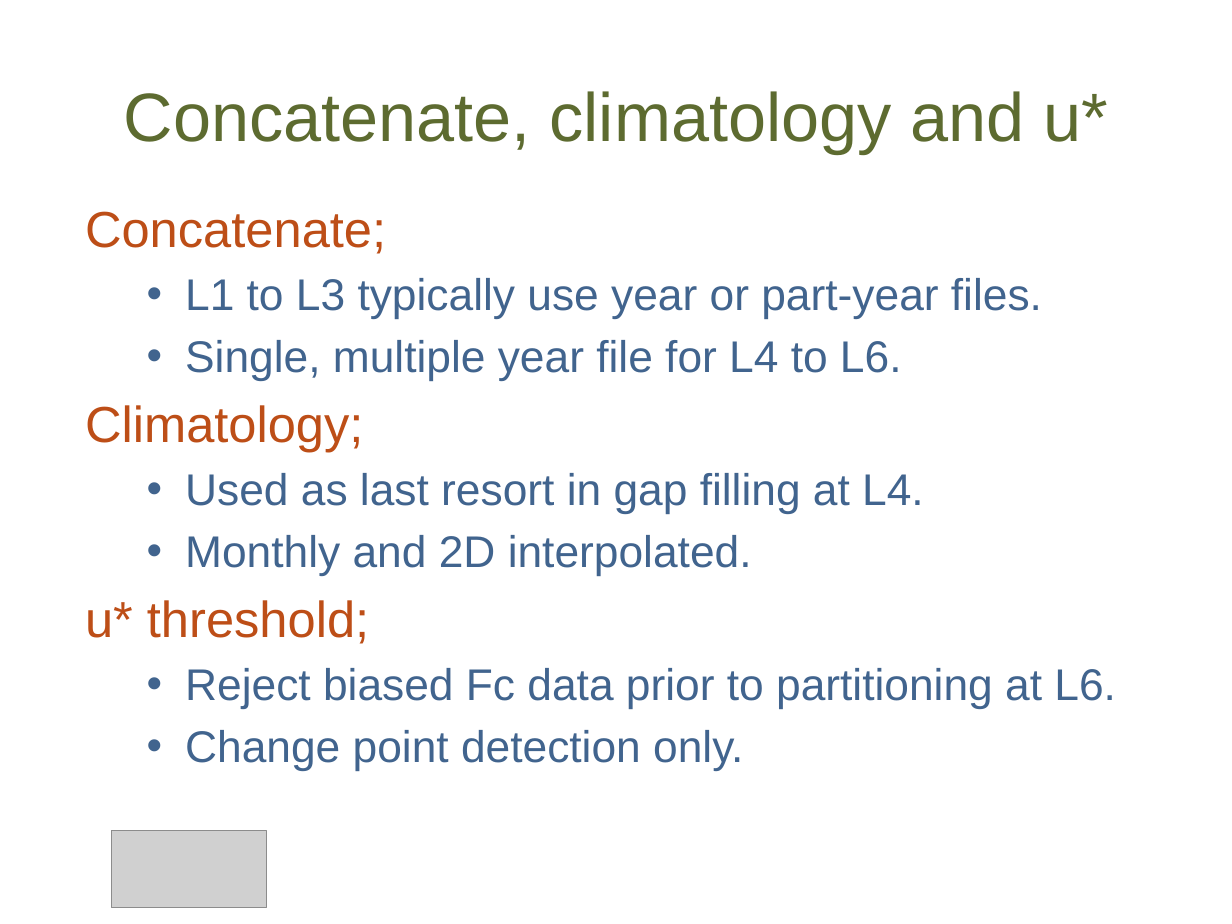
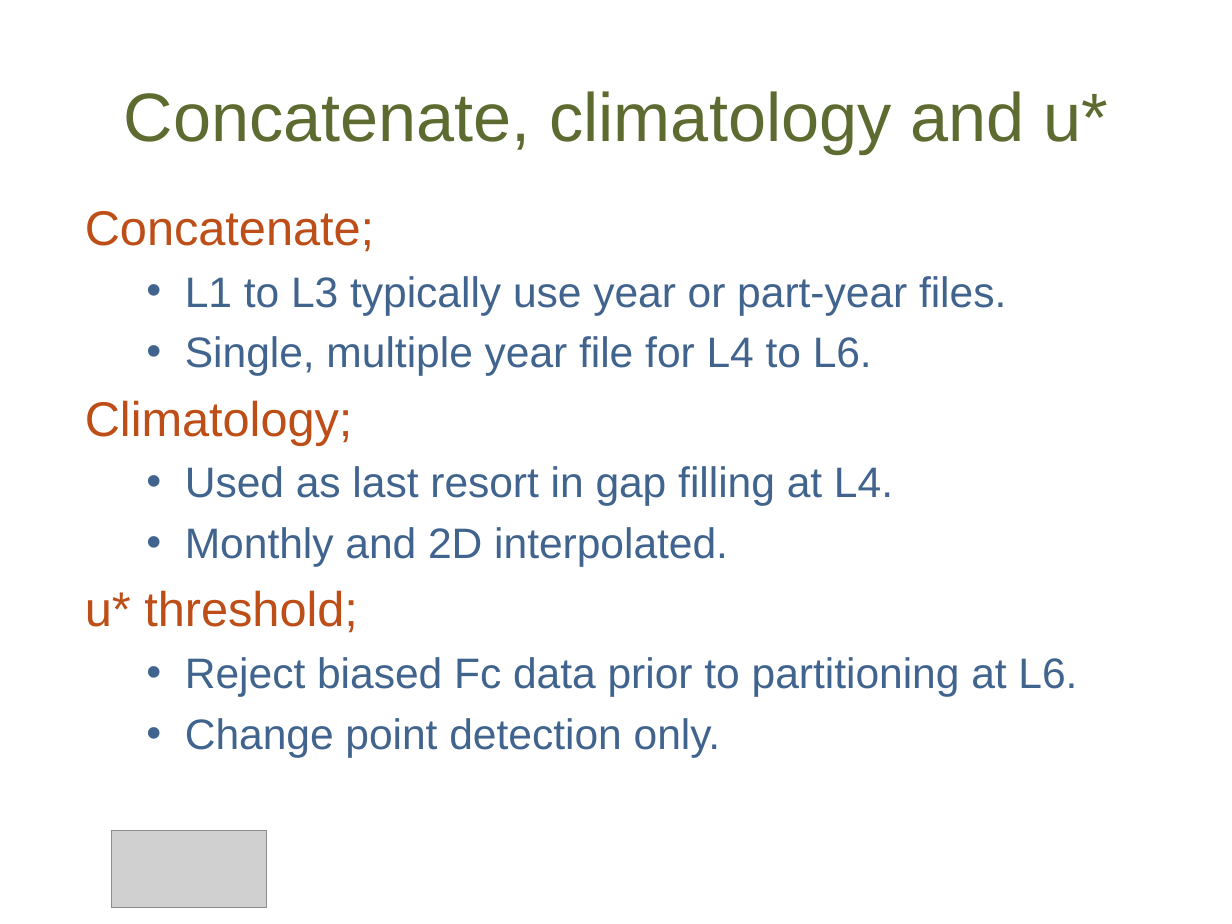
Before and after one commit to OzFlux/PyFluxPro, a slide deck: slide 20 of docs/An_Introduction_to_PyFluxPro.pptx. Drawn at 1232x924 pixels with LibreOffice and Linux fonts; fonts in the diff are those of the drawing; grey boxes stand for pictures; background and template pictures are left out. Boxes give left, top, right and bottom in pixels: in the first picture for what was removed or moved away, otherwise in the second. Text is boxed around its words. In the diff, an @@ line names an element or a change of style, - is before the commit and + after.

```diff
--- a/docs/An_Introduction_to_PyFluxPro.pptx
+++ b/docs/An_Introduction_to_PyFluxPro.pptx
@@ text "Concatenate;" at (85, 211, 1077, 758): size 29.6 to 28.5 pt in "Concatenate;", "Climatology;", "u* threshold;"; size 25.9 to 24.9 pt in "L1 to L3 typically use year or ...", "Single, multiple year file for L4 to ...", "Used as last resort in gap filling ...", "Monthly and 2D interpolated." and 2 more places; indent changed @@
```
Also in this commit, not shown: 23 other slides changed.
